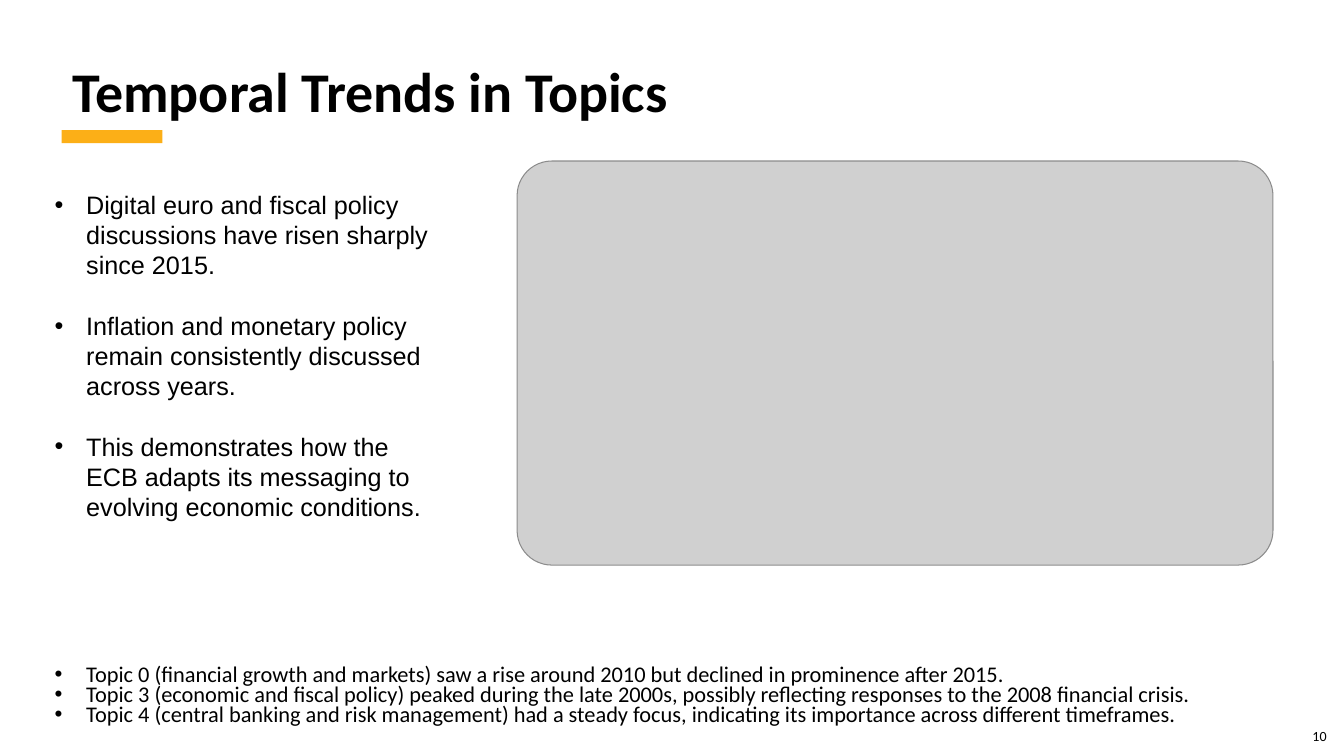
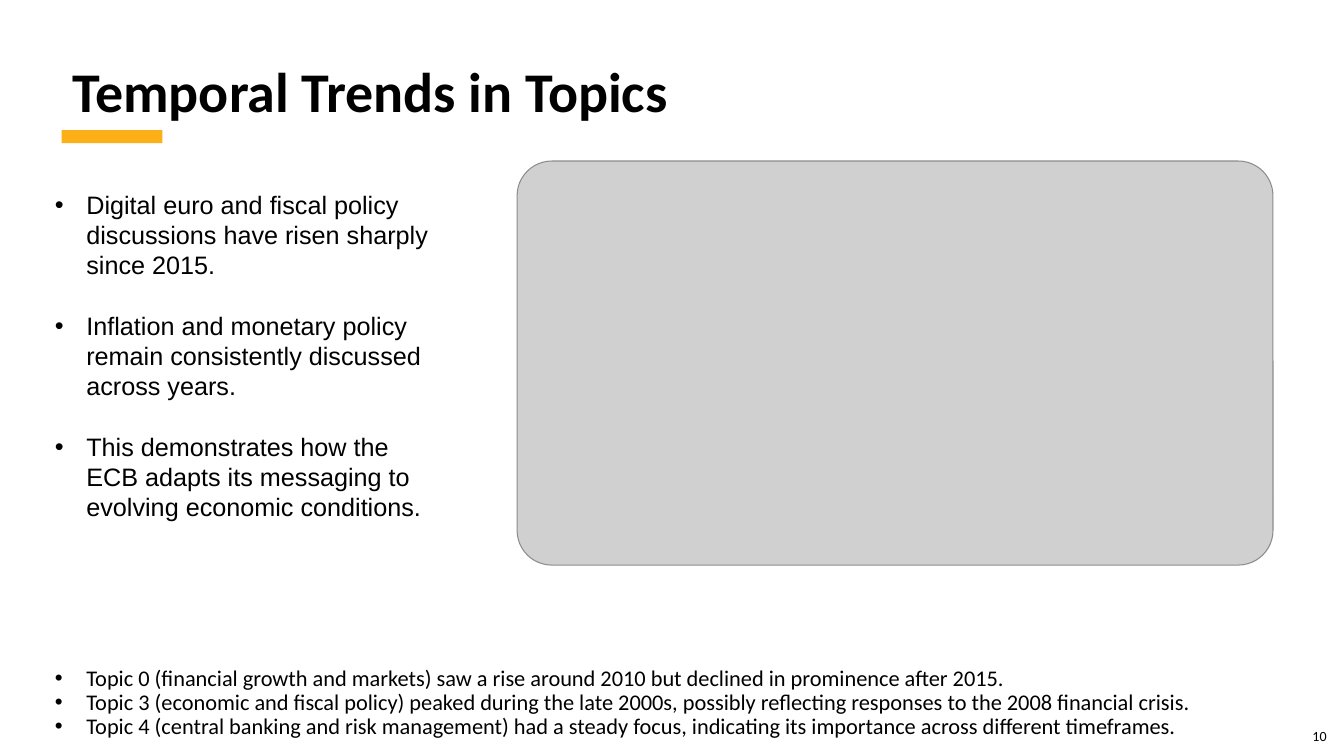
Before and after one commit to kubernetes-world/3666-ANLP-Predicting-ECB-Monetary-Policy, a slide deck: slide 10 of 3666 ANLP - Predicting ECB Monetary Policy.Final Project.pptx. Drawn at 1344x756 pixels with LibreOffice and Linux fonts; fonts in the diff are those of the drawing; grey boxes stand for pictures; background and template pictures are left out. Boxes give left, top, right and bottom in pixels: in the first picture for what was removed or moved away, otherwise in the second. Text is boxed around its words. In the diff, an @@ line names an element or a change of style, - is before the commit and + after.

```diff
--- a/3666 ANLP - Predicting ECB Monetary Policy.Final Project.pptx
+++ b/3666 ANLP - Predicting ECB Monetary Policy.Final Project.pptx
@@ text "Topic 0 (financial growth and ..." at [86, 670, 1190, 738]: line spacing 14.2pt to 0.89 @@
```
Also in this commit, not shown: 14 other slides changed.
